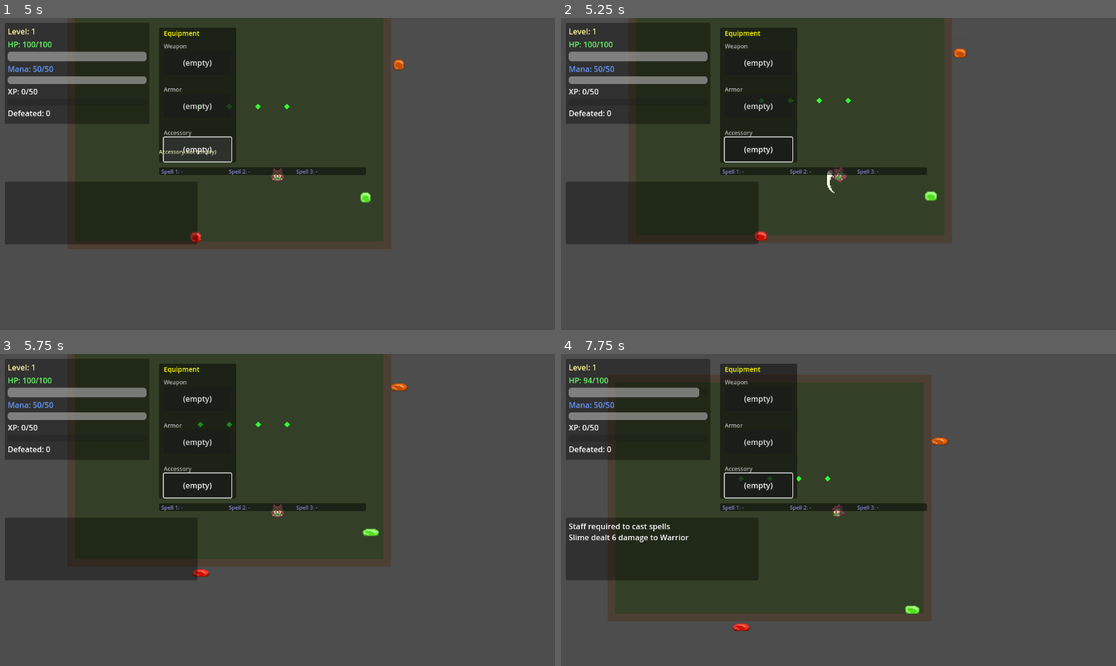
Above: before the commit, frames 1-4 (two rows, left to right).
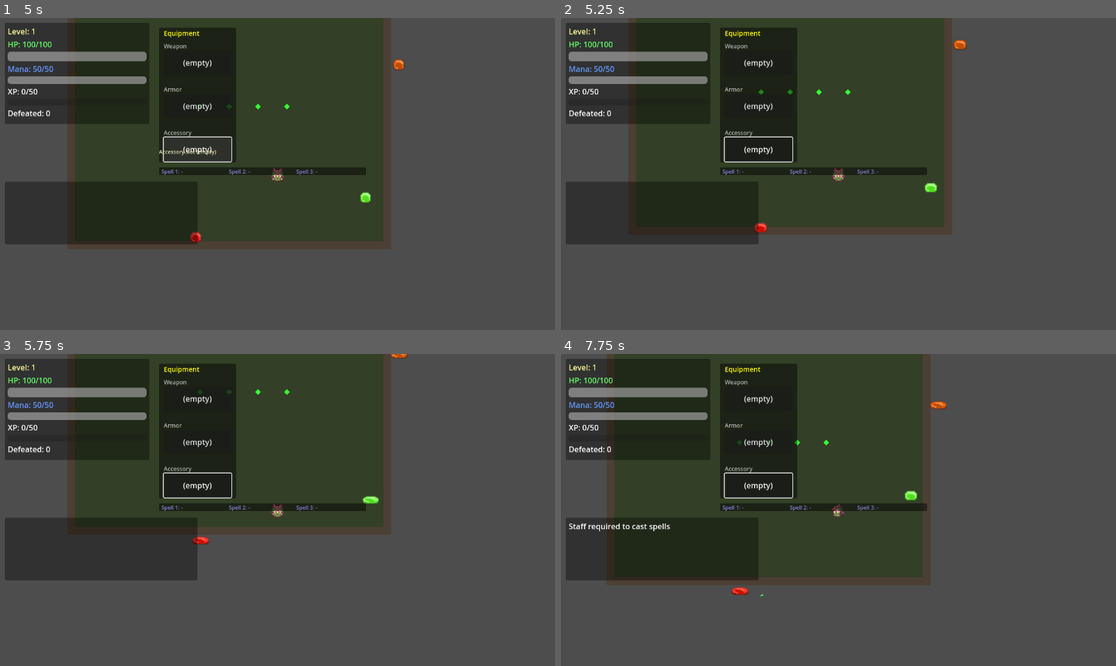
Above: after the commit, the same moments.

Repository: SFMiner/DeepGame_MVP
Game: Godot game, scene res://scenes/splash_screen.tscn
Two runs of this game, one before a commit and one after it. Both use one fixed random seed, a clock stepped at 60 frames per second and the inputs below.
Inputs (mouse positions are in pixels of both pictures, inside the frame that each line leads up to):
- Up to frame 1 (5 s): tap Enter at 0.5 s; move the mouse to (399, 158) at 0.52 s; hold D (move_right) 0.53-1.25 s; tap Space (attack_melee, bound only after the commit) at 0.6 s; click (399, 158) at 0.67 s; click "New Game" at 1.25 s; click "Confirm" at 2 s; click "(empty)" at 2.75 s; click "(empty)" at 3.5 s; click "(empty)" at 4.25 s
- Up to frame 2 (5.25 s): move the mouse to (727, 189) at 5.02 s; hold S (move_down) from 5.03 s (still down); tap Z (attack_melee, bound only before the commit) at 5.1 s
- Up to frame 3 (5.75 s): keep holding S (move_down)
- Up to frame 4 (7.75 s): move the mouse to (894, 441) at 5.77 s; release S (move_down) at 5.78 s; hold D (move_right) 5.78-6.53 s; tap X (attack_ranged) at 5.85 s; move the mouse to (810, 572) at 6.52 s; hold W (move_up) 6.53-7.28 s; tap E (interact) at 6.6 s; click (810, 572) at 6.67 s; move the mouse to (1005, 556) at 7.27 s; hold A (move_left) from 7.28 s (still down); tap 1 (spell_1) at 7.35 s

Frame 1 is identical in both runs. In frame 2, 2.2% of the frame differs, in the area x 34-74%, y 7-72%; in frame 3, 6.4%; in frame 4, 12%, in the area x 1-70%, y 0-89%.

Commit message:
Fix combat: remap attack to Space, fix melee hit detection
- attack_melee key changed from Z to Space (physical_keycode 32)

- Left mouse removed from input map (UI click conflict pending)

- _do_strike: replace Area2D get_overlapping_bodies with manual distance check via get_nodes_in_group(enemies)

- Add get_tree().paused guard to _check_attack_input

Diff:
--- a/project.godot
+++ b/project.godot
@@ -59,7 +59,7 @@
 }
 attack_melee={
 "deadzone": 0.5,
-"events": [Object(InputEventKey,"resource_local_to_scene":fa …(140 unchanged characters)… d":false,"keycode":0,"physical_keycode":90,"key_label":0,"unicode":122,"location":0,"echo":false,"script":null)
+"events": [Object(InputEventKey,"resource_local_to_scene":fa …(140 unchanged characters)… d":false,"keycode":0,"physical_keycode":32,"key_label":0,"unicode":0,"location":0,"echo":false,"script":null)
 ]
 }
 attack_ranged={
--- a/scripts/Player.gd
+++ b/scripts/Player.gd
@@ -51,7 +51,7 @@
 func _setup_melee_hitbox() -> void:
 	_melee_hitbox = Area2D.new()
 	_melee_hitbox.collision_layer = 0
-	_melee_hitbox.collision_mask = 2
+	_melee_hitbox.collision_mask = 1
 	var shape: CollisionShape2D = CollisionShape2D.new()
 	var rect: RectangleShape2D = RectangleShape2D.new()
 	rect.size = Vector2(melee_range, 30)
@@ -102,6 +102,8 @@
 				_atk_state = AtkState.IDLE
 
 func _check_attack_input() -> void:
+	if get_tree().paused:
+		return
 	if _atk_state != AtkState.IDLE:
 		return
 	if Input.is_action_just_pressed("attack_melee"):
@@ -122,15 +124,15 @@
 func _do_strike() -> void:
 	_atk_state = AtkState.STRIKE
 	_atk_state_timer = strike_duration
-	_melee_hitbox.position = Vector2(melee_range if _last_facing == 2 else -melee_range if _last_facing == 1 else 0, melee_range if _last_facing == 0 else -melee_range if _last_facing == 3 else 0)
-	_melee_hitbox.rotation = 0.0 if _last_facing < 2 else PI
 	_melee_hitbox.monitoring = true
-	var bodies: Array[Node2D] = _melee_hitbox.get_overlapping_bodies()
-	for body: Node2D in bodies:
-		if body is Enemy:
-			var enemy: Enemy = body as Enemy
-			if enemy and enemy.stats and enemy.stats.is_alive():
-				_deal_damage_to_enemy(enemy)
+	var enemies: Array[Node] = get_tree().get_nodes_in_group("enemies")
+	for enemy: Node in enemies:
+		if enemy is Enemy:
+			var e: Enemy = enemy as Enemy
+			if e.stats and e.stats.is_alive():
+				var to_enemy: Vector2 = e.global_position - global_position
+				if to_enemy.length() <= melee_range:
+					_deal_damage_to_enemy(e)
 
 func _do_recovery() -> void:
 	_atk_state = AtkState.RECOVERY
